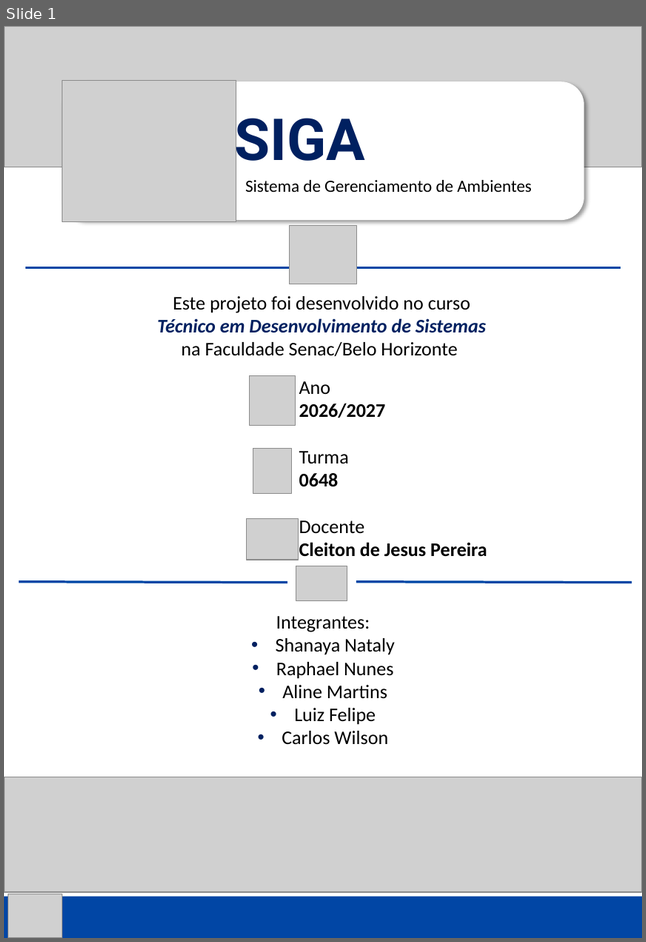
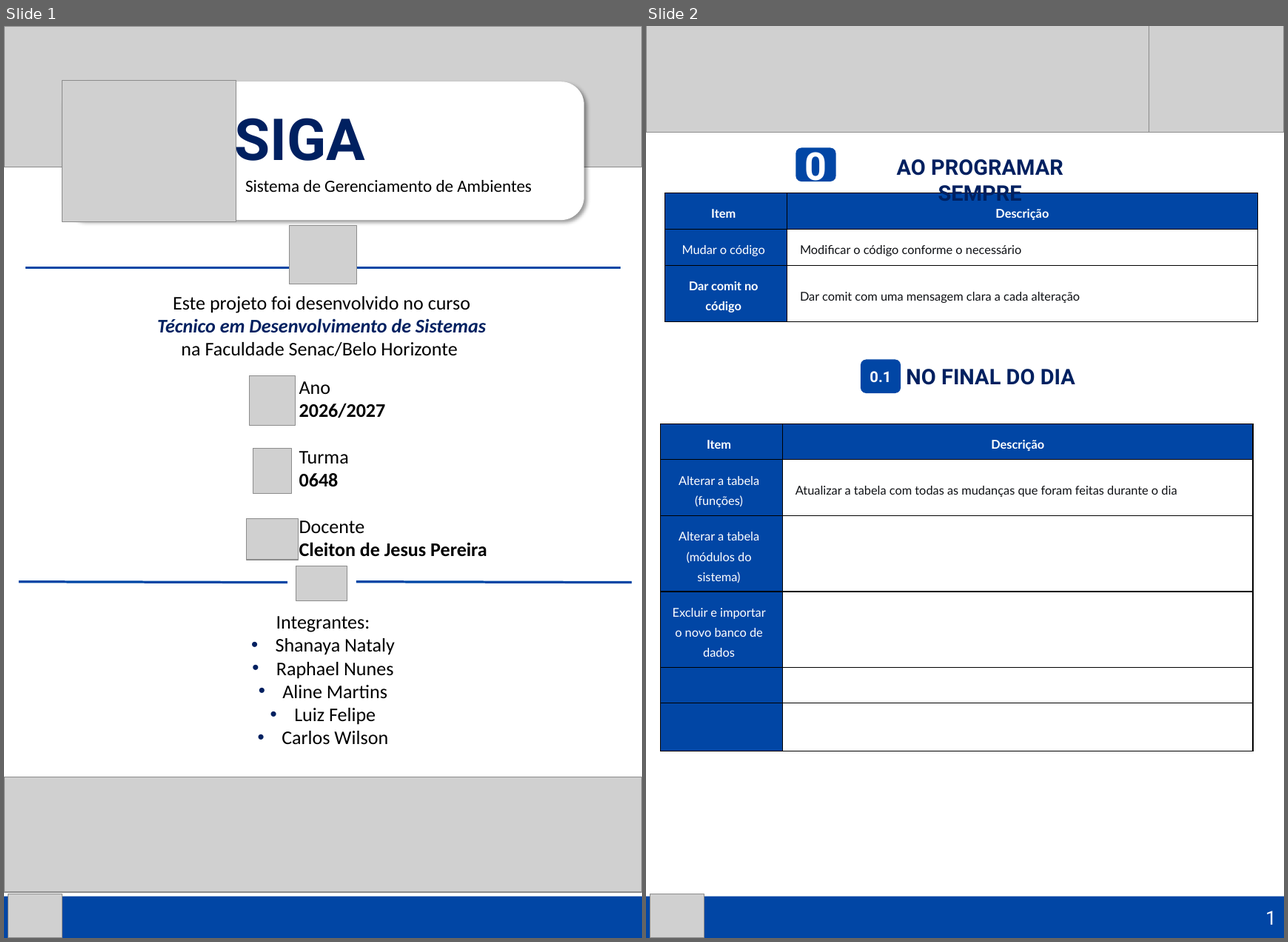
Before and after one commit to MariposaDaProgramacao/Projeto-Integrador, a slide deck: DOCUMENTACAO/Sistema de Gerenciamento de Ambientes - Documentação.pptx. Shown side by side, each under a label of ours: slide 1 before the commit, slides 1 and 2 after it. The pictures are 646x942 and 1288x942 pixels, drawn with LibreOffice and Linux fonts; fonts in the diff are those of the drawing; grey boxes stand for pictures. Boxes give left, top, right and bottom in pixels: in the first picture for what was removed or moved away, otherwise in the second. Text is boxed around its words. In the diff, an @@ line names an element or a change of style, - is before the commit and + after.

```diff
--- a/DOCUMENTACAO/Sistema de Gerenciamento de Ambientes - Documentação.pptx
+++ b/DOCUMENTACAO/Sistema de Gerenciamento de Ambientes - Documentação.pptx
@@ slide 2 added at [646,26,1284,938], background #FFFFFF @@
@@ picture added at [646,26,1284,133] @@
@@ picture added at [1149,26,1284,133] @@
@@ rounded rectangle added at [795,148,835,182], fill #0146A5, 36 pt, text #FFFFFF, bold @@
+0
@@ text added at [897,159,1063,201], 20 pt, text #002060, bold @@
+AO PROGRAMAR SEMPRE
@@ table added at [665,192,1258,315], 3 rows, 2 columns @@
+Item | Descrição
+Mudar o código | Modificar o código conforme o necessário
+Dar comit no código | Dar comit com uma mensagem clara a cada alteração
@@ rounded rectangle added at [861,359,901,393], fill #0146A5, 14 pt, text #FFFFFF, bold @@
+0.1
@@ text added at [906,369,1075,385], 20 pt, text #002060, bold @@
+NO FINAL DO DIA
@@ table added at [661,423,1253,745], 6 rows, 2 columns @@
+Item | Descrição
+Alterar a tabela (funções) | Atualizar a tabela com todas as mudanças que foram feitas durante o dia
+Alterar a tabela (módulos do sistema) | 
+Excluir e importar o novo banco de dados | 
+ | 
+ | 
@@ text added at [779,678,1168,703], 18 pt, text #FFFFFF @@
+Responsável pelo repositório: Shanaya Nataly
@@ rectangle added at [646,896,1284,937], fill #0146A5, 18 pt, text #FFFFFF @@
+1
@@ picture added at [650,893,704,937] @@
```
Also in this commit, not shown: 2 other files.
